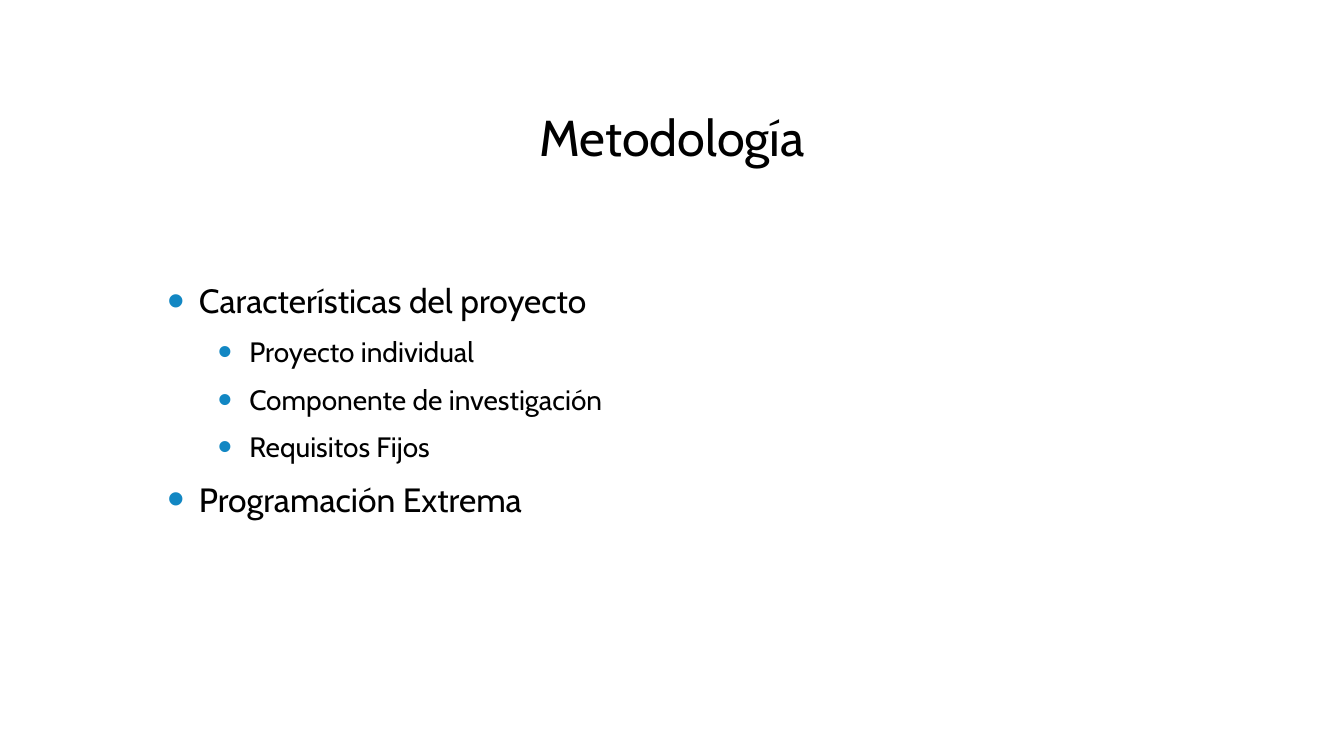
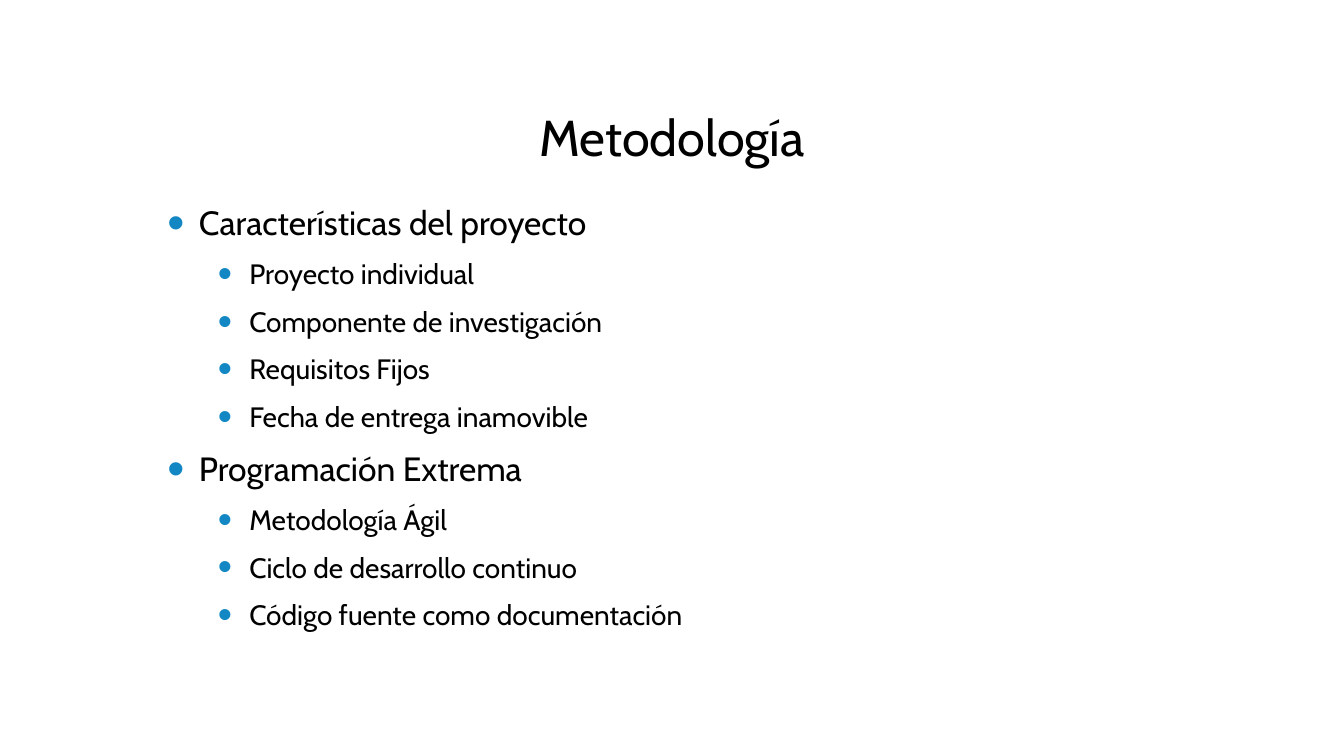
Before and after one commit to cesarpomar/Perldoop2-tfg, a slide deck: slide 11 of doc/Presentacion.pptx. Drawn at 1344x756 pixels with LibreOffice and Linux fonts; fonts in the diff are those of the drawing; background and template pictures are left out. Boxes give left, top, right and bottom in pixels: in the first picture for what was removed or moved away, otherwise in the second. Text is boxed around its words. In the diff, an @@ line names an element or a change of style, - is before the commit and + after.

```diff
--- a/doc/Presentacion.pptx
+++ b/doc/Presentacion.pptx
@@ text at (x1=249, y1=406, x2=588, y2=433): paragraph added @@
+  • Fecha de entrega inamovible
@@ text at (x1=249, y1=506, x2=682, y2=632): paragraphs added @@
+  • Metodología Ágil
+  • Ciclo de desarrollo continuo
+  • Código fuente como documentación
```
Also in this commit, not shown: 15 other slides changed, 1 slide added.
